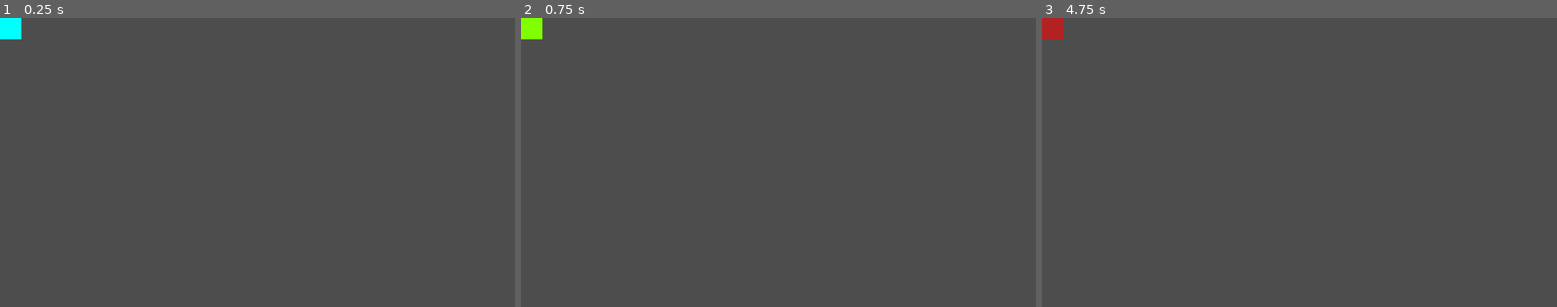
Above: before the commit, frames 1-3 (left to right).
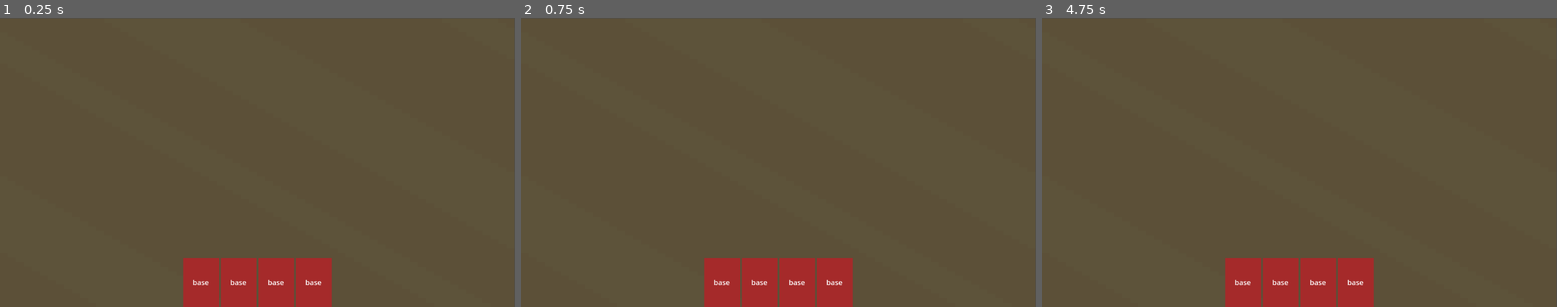
Above: after the commit, the same moments.

Repository: Piggward/KL-NK
Game: Godot game, scene res://scenes/board/board_view.tscn
The game is run twice, just before and just after one commit, with the same random seed, the same clock (stepped at 60 frames per second) and the same inputs. Before the commit the project starts from res://scenes/tile_ui/tile_ui.tscn.
Inputs (mouse positions are in pixels of both pictures, inside the frame that each line leads up to):
- Up to frame 1 (0.25 s): no input
- Up to frame 2 (0.75 s): tap Enter at 0.5 s; drag from (531, 29) to (830, 98) at 0.52 s
- Up to frame 3 (4.75 s): tap Space at 1.25, 2.75, 4.25 s; drag from (1052, 29) to (1273, 220) at 1.27 s; tap Enter at 2, 3.5 s; move the mouse to (1351, 98) at 2.02 s; press the mouse at (1351, 98) at 2.03 s; right-click (1351, 98) at 2.3 s; release the mouse at (1351, 98) at 2.75 s; drag from (1273, 220) to (1145, 119) at 2.77 s; move the mouse to (1454, 205) at 3.52 s; press the mouse at (1454, 205) at 3.53 s; right-click (1454, 205) at 3.8 s; release the mouse at (1454, 205) at 4.25 s; drag from (1145, 119) to (1052, 29) at 4.27 s

The runs differ from the first frame. In frame 1, 5.1% of the frame differs, in the area x 0-65%, y 0-100%; in frame 2, 5.1%; in frame 3, 5.0%.

Commit message:
Cards can be dragged and only released in the play area

Diff:
--- a/project.godot
+++ b/project.godot
@@ -11,7 +11,7 @@
 [application]
 
 config/name="Kl-nk"
-run/main_scene="res://scenes/tile_ui/tile_ui.tscn"
+run/main_scene="res://scenes/board/board_view.tscn"
 config/features=PackedStringArray("4.2", "Mobile")
 config/icon="res://Art/Clank!/ClankProjectIcon.png"
 
--- a/scenes/board/board_view.tscn
+++ b/scenes/board/board_view.tscn
@@ -17,9 +17,9 @@
 texture = ExtResource("1_l6clk")
 metadata/_edit_lock_ = true
 
-[node name="DropPointDetector" type="Area2D" parent="."]
+[node name="CardPlayArea" type="Area2D" parent="."]
 
-[node name="CollisionShape2D" type="CollisionShape2D" parent="DropPointDetector"]
+[node name="CollisionShape2D" type="CollisionShape2D" parent="CardPlayArea"]
 position = Vector2(1062, 552.5)
 shape = SubResource("RectangleShape2D_cc87n")
 
--- a/scenes/card_ui/card_states/base_card_state.gd
+++ b/scenes/card_ui/card_states/base_card_state.gd
@@ -16,7 +16,6 @@
 	pass
 
 func on_gui_input(event: InputEvent) -> void:
-
 	if event.is_action_pressed("left_mouse"):
 		card_ui.pivot_offset = card_ui.get_global_mouse_position() - card_ui.global_position
 		transition_requested.emit(self, CardState.State.CLICKED)
--- a/scenes/card_ui/card_states/card_state.gd
+++ b/scenes/card_ui/card_states/card_state.gd
@@ -29,3 +29,7 @@
 
 func on_mouse_exited() -> void:
 	pass # Replace with function body.
+
+
+func on_drop_point_detector_area_entered(area: Area2D) -> void:
+	pass
--- a/scenes/card_ui/card_states/clicked_card_state.gd
+++ b/scenes/card_ui/card_states/clicked_card_state.gd
@@ -3,16 +3,17 @@
 func enter() -> void:
 	card_ui.color.color = Color.REBECCA_PURPLE
 	card_ui.state.text ="CLICKED"
+	card_ui.drop_point_detector.monitoring = true
 
 func exit() -> void:
 	pass
 
-func on_input(_event: InputEvent) -> void:
+func on_input(event: InputEvent) -> void:
+	if event is InputEventMouseMotion:
+		transition_requested.emit(self, CardState.State.DRAGGING)
 	pass
 
 func on_gui_input(event: InputEvent) -> void:
-	if event is InputEventMouseMotion:
-		transition_requested.emit(self, CardState.State.DRAGGING)
 	pass
 
 
--- a/scenes/card_ui/card_states/dragging_card_state.gd
+++ b/scenes/card_ui/card_states/dragging_card_state.gd
@@ -1,4 +1,11 @@
 extends CardState
+
+# These variables will prevent a bug where the
+# left mouse button clicked event is registered
+# as both a button clicked and button released.
+const DRAG_MINIMUM_THRESHOLD := 0.07
+
+var minimum_drag_time_elapsed := false
 
 func enter() -> void:
 	#Make sure parent exists before we set it
@@ -9,24 +16,44 @@
 	card_ui.color.color = Color.BLUE
 	card_ui.state.text ="DRAGGING"
 
+	# When you enter this state a timer for DRAG_MINIMUM_THRESHOLD time is started.
+	minimum_drag_time_elapsed = false
+	var threshold_timer := get_tree().create_timer(DRAG_MINIMUM_THRESHOLD, false)
+	threshold_timer.timeout.connect(func(): minimum_drag_time_elapsed = true)
 
 func exit() -> void:
 	pass
 
 func on_input(event: InputEvent) -> void:
-	if event is InputEventMouseMotion:
+	print(can_release())
+	var mouse_motion := event is InputEventMouseMotion
+	var cancel :=  event.is_action_pressed("right_mouse")
+	var release := event.is_action_pressed("left_mouse") or event.is_action_released("left_mouse")
+
+	if mouse_motion:
 		card_ui.global_position = card_ui.get_global_mouse_position() - card_ui.pivot_offset
 
-	elif event.is_action_pressed("left_mouse") or event.is_action_released("left_mouse"):
-		transition_requested.emit(self, CardState.State.RELEASED)
+	# We dont release the card unless the timer has lapsed out.
+	elif release and minimum_drag_time_elapsed:
+		if(not can_release()):
+			card_ui.state.text = "CANT HERE!"
+		else:
+			transition_requested.emit(self, CardState.State.RELEASED)
 
-	elif event.is_action_pressed("right_mouse"):
+	elif cancel:
 		transition_requested.emit(self, CardState.State.BASE)
 	pass
 
 func on_gui_input(event: InputEvent) -> void:
 	pass
 
+func can_release() -> bool:
+	print("checking if can release")
+	return card_ui.targets.any(is_releasable_area)
+
+func is_releasable_area(area) -> bool:
+	print(area.name)
+	return area.name == "CardPlayArea"
 
 func on_mouse_entered() -> void:
 	pass # Replace with function body.
--- a/scenes/card_ui/card_ui.gd
+++ b/scenes/card_ui/card_ui.gd
@@ -5,6 +5,9 @@
 @onready var color = $Color
 @onready var state = $State
 @onready var card_state_machine = $CardStateMachine as CardStateMachine
+@onready var drop_point_detector = $DropPointDetector
+@onready var targets: Array[Node] = []
+
 
 var parent: Control
 
@@ -30,3 +33,11 @@
 
 func _on_gui_input(event) -> void:
 	card_state_machine.on_gui_input(event)
+
+
+func _on_drop_point_detector_area_entered(area):
+	if not targets.has(area):
+		targets.append(area)
+
+func _on_drop_point_detector_area_exited(area):
+	targets.erase(area)
--- a/scenes/card_ui/card_ui.tscn
+++ b/scenes/card_ui/card_ui.tscn
@@ -43,10 +43,10 @@
 horizontal_alignment = 1
 vertical_alignment = 1
 
-[node name="DropPointDirector" type="Area2D" parent="."]
+[node name="DropPointDetector" type="Area2D" parent="."]
 monitorable = false
 
-[node name="CollisionShape2D" type="CollisionShape2D" parent="DropPointDirector"]
+[node name="CollisionShape2D" type="CollisionShape2D" parent="DropPointDetector"]
 position = Vector2(40, 55)
 shape = SubResource("RectangleShape2D_e12cb")
 
@@ -72,3 +72,5 @@
 [connection signal="gui_input" from="." to="." method="_on_gui_input"]
 [connection signal="mouse_entered" from="." to="." method="_on_mouse_entered"]
 [connection signal="mouse_exited" from="." to="." method="_on_mouse_exited"]
+[connection signal="area_entered" from="DropPointDetector" to="." method="_on_drop_point_detector_area_entered"]
+[connection signal="area_exited" from="DropPointDetector" to="." method="_on_drop_point_detector_area_exited"]
